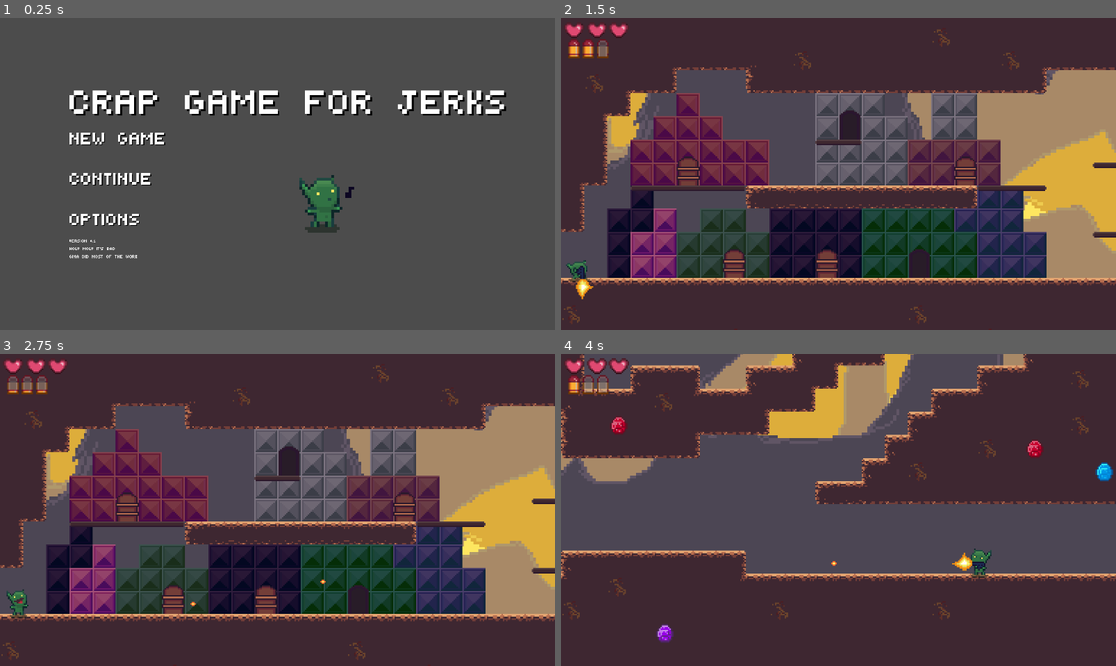
Above: before the commit, frames 1-4 (two rows, left to right).
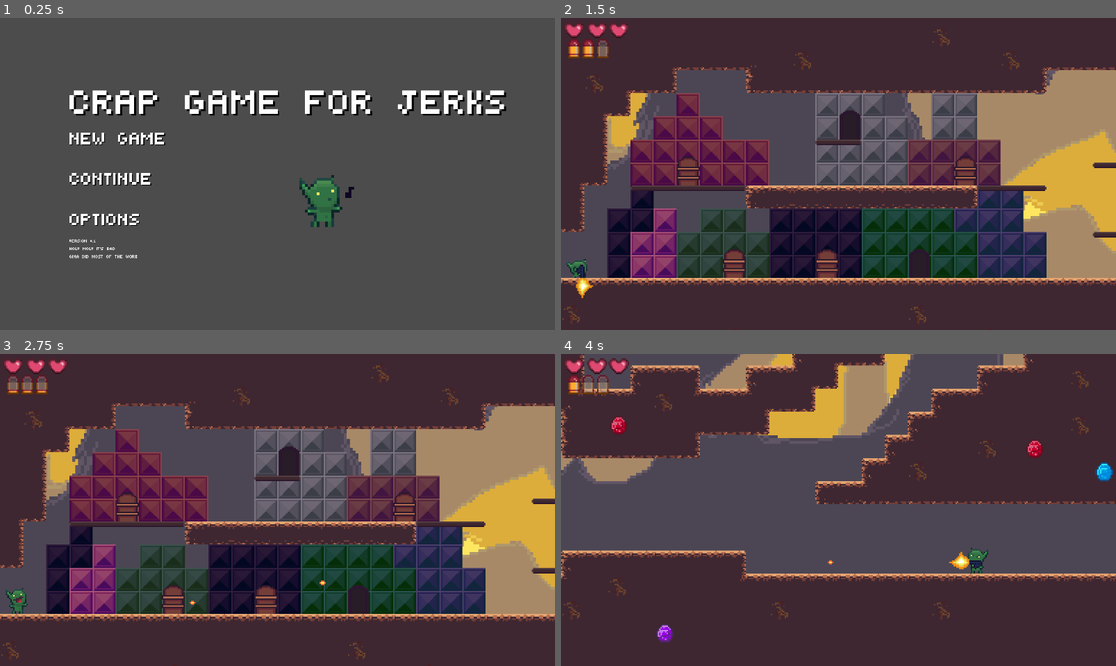
Above: after the commit, the same moments.

Repository: htimsekim/gobbo
Game: Godot game, scene res://src/title/titleMenu.tscn
Two runs of this game, one before a commit and one after it. Both use one fixed random seed, a clock stepped at 60 frames per second and the inputs below.
Inputs (mouse positions are in pixels of both pictures, inside the frame that each line leads up to):
- Up to frame 1 (0.25 s): no input
- Up to frame 2 (1.5 s): click "new game" at 0.5 s; tap Enter at 1.25 s; move the mouse to (960, 158) at 1.27 s; hold Right (move_right) from 1.28 s (still down); hold S (crouch) from 1.28 s (still down); click (960, 158) at 1.42 s
- Up to frame 3 (2.75 s): tap Space (jump) at 1.52, 2 s; release Right (move_right) at 2 s; release S (crouch) at 2 s; drag from (166, 525) to (16, 603) at 2.02 s
- Up to frame 4 (4 s): move the mouse to (894, 441) at 2.77 s; press the mouse at (894, 441) at 2.78 s; hold A (move_left) 2.78-3.5 s; release the mouse at (894, 441) at 3.5 s; drag from (810, 572) to (938, 563) at 3.52 s

The runs differ from the first frame. In frame 1, 0.1% of the frame differs, in the area x 54-62%, y 66-69%; in frame 2, 0.2%; in frame 3, 0.2%; in frame 4, 0.3%, in the area x 48-78%, y 62-72%.
Error in both runs: Invalid get index '0' (on base: 'Array'). (res://src/title/newGameButton.gd:11)

Commit message:
savebox2

Diff:
--- a/src/Objects/Player.tscn
+++ b/src/Objects/Player.tscn
@@ -6,7 +6,7 @@
 [ext_resource path="res://assets/art/ui/animated-cursor-arrow.png" type="Texture" id=6]
 
 [sub_resource type="RectangleShape2D" id=1]
-extents = Vector2( 5, 7.5 )
+extents = Vector2( 5.5441, 8.25819 )
 
 [sub_resource type="Animation" id=2]
 length = 0.5
@@ -414,7 +414,7 @@
 [node name="Sprite" type="Sprite" parent="."]
 texture = ExtResource( 1 )
 region_enabled = true
-region_rect = Rect2( 128, 64, 64, 64 )
+region_rect = Rect2( 0, 0, 64, 64 )
 
 [node name="shootpointx" type="Position2D" parent="Sprite"]
 position = Vector2( 17, 1.727 )
--- a/src/Objects/saveBox.tscn
+++ b/src/Objects/saveBox.tscn
@@ -3,7 +3,7 @@
 [ext_resource path="res://assets/art/ui/savebox.png" type="Texture" id=1]
 
 [sub_resource type="RectangleShape2D" id=1]
-extents = Vector2( 3.00628, 10.9978 )
+extents = Vector2( 5.13012, 10.9978 )
 
 [node name="saveBox" type="Node2D"]
 z_index = 50
@@ -18,7 +18,7 @@
 [node name="CollisionShape2D" type="CollisionShape2D" parent="StaticBody2D" groups=[
 "lvl",
 ]]
-position = Vector2( -22, 5 )
+position = Vector2( -20, 5 )
 shape = SubResource( 1 )
 
 [node name="StaticBody2D2" type="StaticBody2D" parent="."]
Binary file changed: assets/art/player/goblin.aseprite
Binary file changed: assets/art/player/goblin.png
